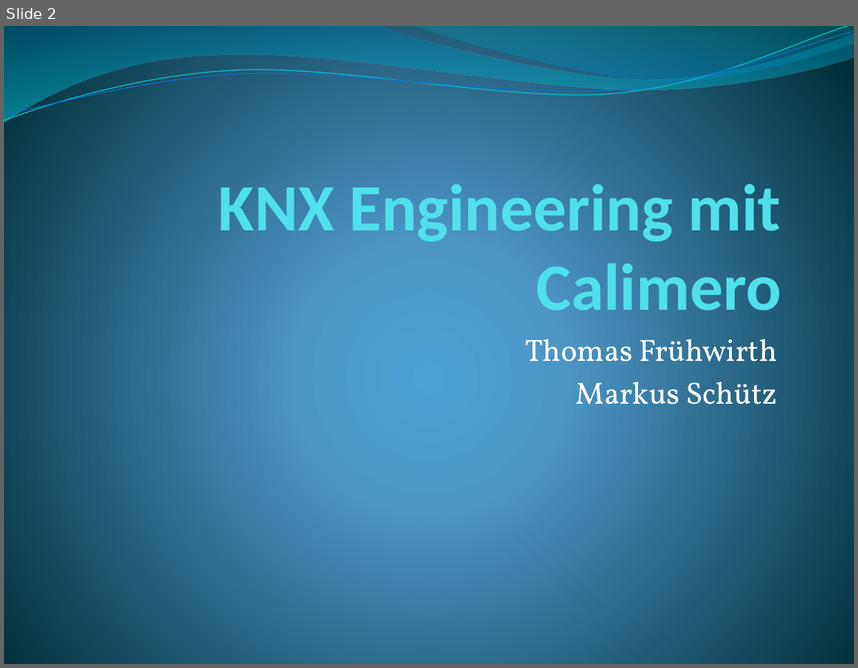
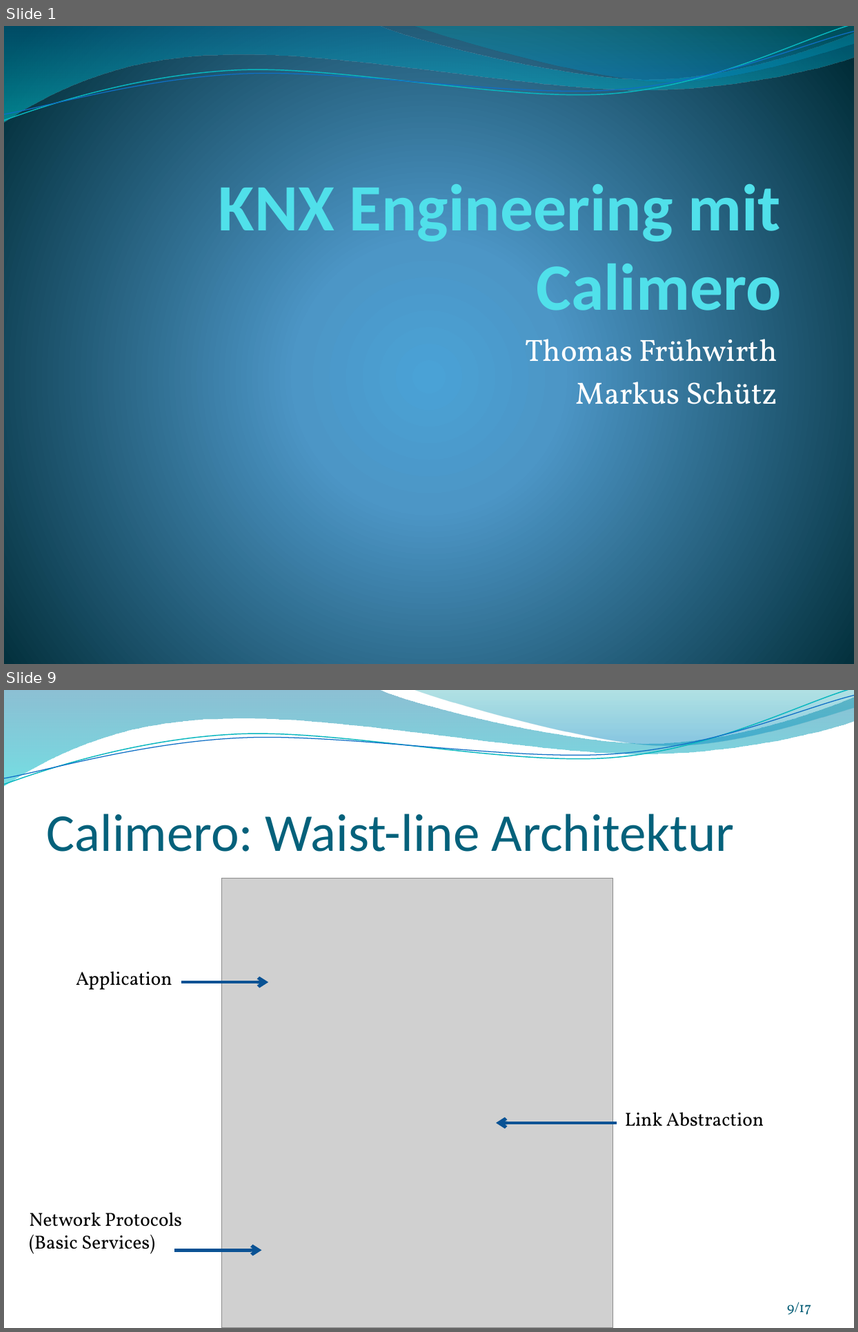
Before and after one commit to thomasfruehwirth/HBA, a slide deck: Praesentation/HBA_KNX_Frueh.pptx. Shown one above the other, each under a label of ours: slide 2 before the commit, slides 1 and 9 after it; the slides between them are not shown. The pictures are 858x668 and 858x1332 pixels, drawn with LibreOffice and Linux fonts; fonts in the diff are those of the drawing; grey boxes stand for pictures; background and template pictures are left out. Boxes give left, top, right and bottom in pixels: in the first picture for what was removed or moved away, otherwise in the second. Text is boxed around its words. In the diff, an @@ line names an element or a change of style, - is before the commit and + after.

```diff
--- a/Praesentation/HBA_KNX_Frueh.pptx
+++ b/Praesentation/HBA_KNX_Frueh.pptx
@@ slide 9 added at (4,690,854,1328), background picture (left out); not listed: 4 template elements that a slide beside it also shows @@
@@ title added at (47,814,735,851), 45 pt, text #04617B @@
+Calimero: Waist-line Architektur
@@ picture added at (221,878,613,1328) @@
@@ text added at (76,971,172,989), 16 pt, text #000000 @@
+Application
@@ arrow added from (181, 983) to (268, 983), #095295 2.75 pt @@
@@ arrow added from (616, 1123) to (496, 1123), #095295 2.75 pt @@
@@ text added at (625,1112,764,1126), 16 pt, text #000000 @@
+Link Abstraction
@@ text added at (29,1212,182,1254), 16 pt, text #000000 @@
+Network Protocols (Basic Services)
@@ arrow added from (175, 1250) to (261, 1250), #095295 2.75 pt @@
@@ page number added at (787,1301,811,1314), 12 pt, text #045D75 @@
+9/17
@@ what was slide 2 is now slide 1 @@
```
Also in this commit, not shown: 7 slides changed, 8 other slides added, 3 slides removed, 43 other files.
